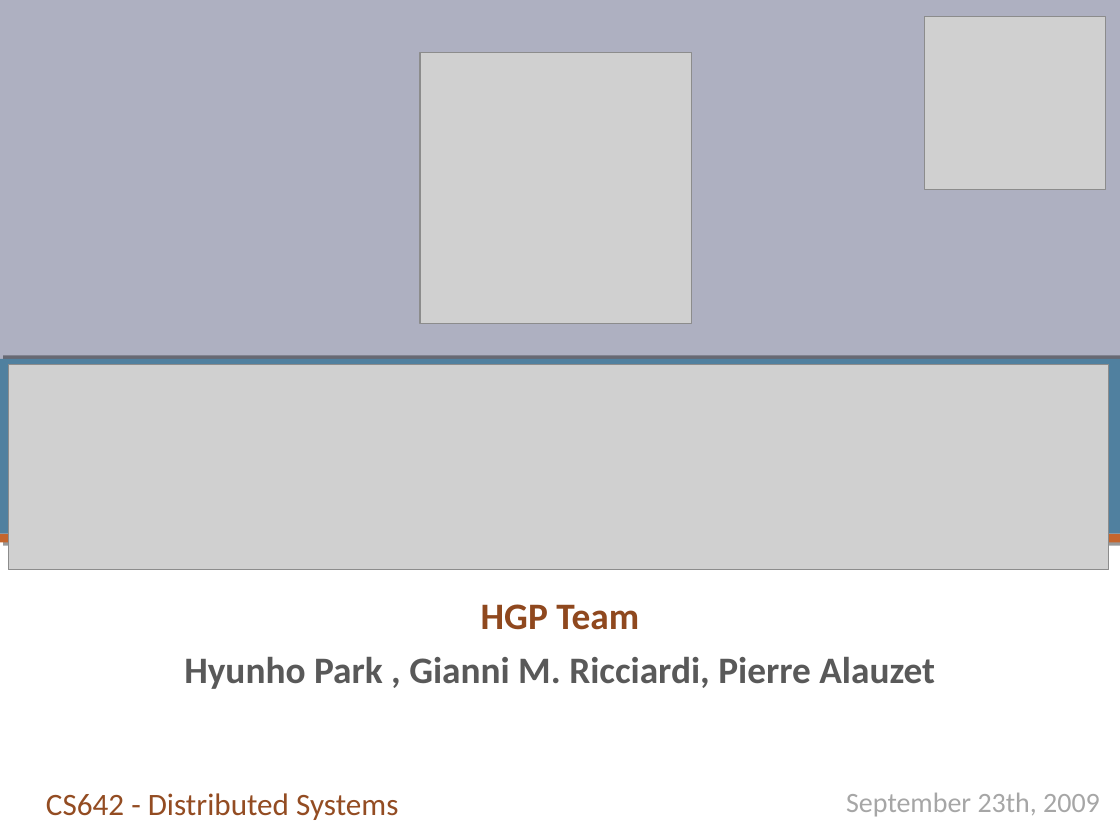
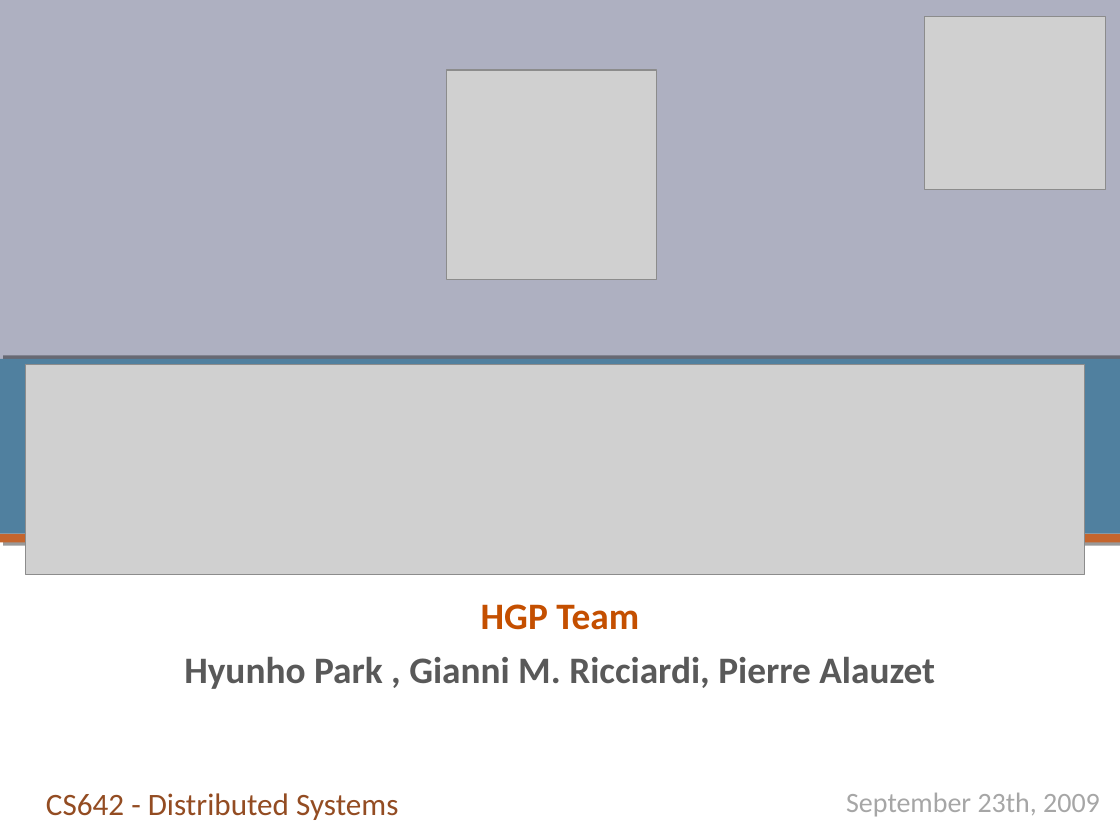
Before and after one commit to pierrealauzet/skemasnet, a slide deck: slide 1 of CS642_HGP_Proposal.ppt. Drawn at 1120x840 pixels with LibreOffice and Linux fonts; fonts in the diff are those of the drawing; grey boxes stand for pictures. Boxes give left, top, right and bottom in pixels: in the first picture for what was removed or moved away, otherwise in the second. Text is boxed around its words. In the diff, an @@ line names an element or a change of style, - is before the commit and + after.

```diff
--- a/CS642_HGP_Proposal.ppt
+++ b/CS642_HGP_Proposal.ppt
@@ picture: place and size @@
-picture at <box>420,53,691,324</box>
+picture at <box>446,71,656,280</box>
@@ picture: place and size @@
-picture at <box>8,364,1109,569</box>
+picture at <box>26,364,1084,573</box>
@@ subtitle at <box>481,604,639,630</box>: text colour #8F481E to #C44F00 in "HGP Team" @@
```
Also in this commit, not shown: 9 other slides changed, 2 other files.
